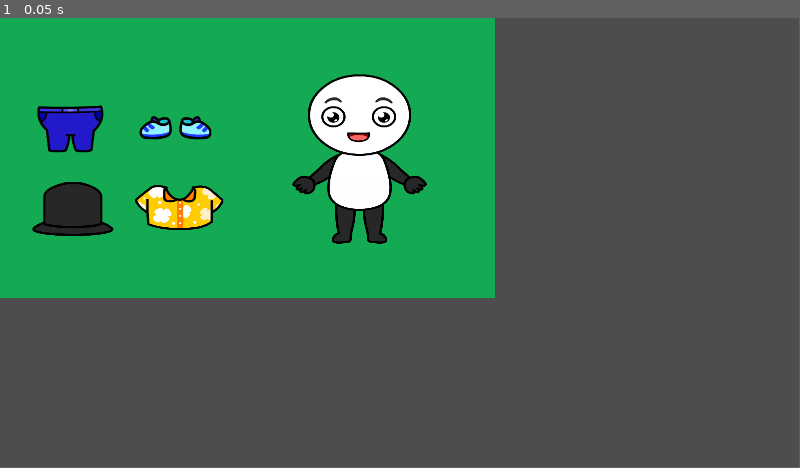
Above: before the commit, frame 1.
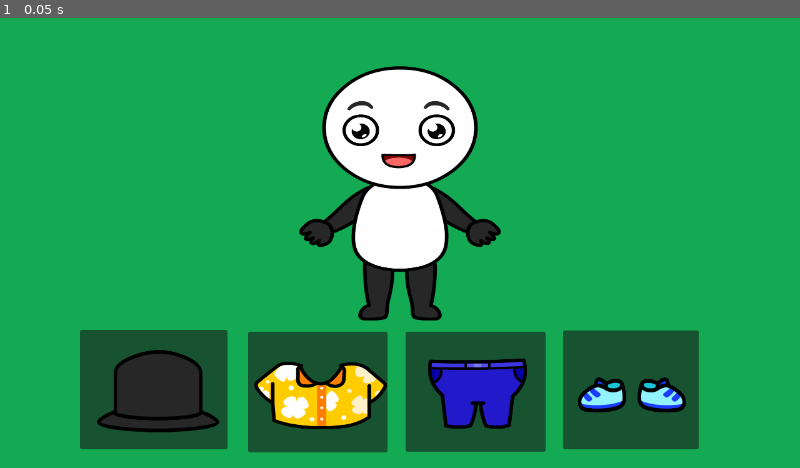
Above: after the commit, the same moment.

Repository: 100ashwin/MyTeddy
Game: Godot game, scene res://scenes/character_2d.tscn
Same seed, same stepped clock (60 frames per second), same inputs: the game is played once before the commit and once after it.
Inputs:
- Up to frame 1 (0.05 s): no input
The window is 799x449 before the commit and 800x450 after it. Grey fills any space a smaller window leaves; there, only what the larger window draws over its background counts as a difference.

The runs differ from the first frame. In frame 1, 71% of the frame differs, in the area x 0-100%, y 0-100%.

Commit message:
Updated the Game and deleted the yml file

Diff:
--- a/project.godot
+++ b/project.godot
@@ -17,8 +17,8 @@
 
 [display]
 
-window/size/viewport_width=1920
-window/size/viewport_height=1080
+window/size/viewport_width=1280
+window/size/viewport_height=720
 
 [rendering]
 
--- a/scenes/character_2d.tscn
+++ b/scenes/character_2d.tscn
@@ -13,48 +13,76 @@
 [node name="Character2D" type="Node2D"]
 
 [node name="Background" type="ColorRect" parent="."]
-offset_right = 1190.0
-offset_bottom = 674.0
+offset_right = 1443.0
+offset_bottom = 930.0
 mouse_filter = 2
 color = Color(0.07560276, 0.66773933, 0.32554957, 1)
 
 [node name="BodySprite" type="Sprite2D" parent="."]
-position = Vector2(864, 339)
+position = Vector2(640, 281)
 scale = Vector2(0.57531196, 0.4987745)
 texture = ExtResource("1_xlrvy")
 
 [node name="SnapPoint_Hat" type="Marker2D" parent="."]
-position = Vector2(862, 111)
+position = Vector2(636, 62)
 
 [node name="Hat" type="Sprite2D" parent="."]
-position = Vector2(174.99998, 459)
+position = Vector2(253, 597)
 scale = Vector2(0.5145942, 0.582639)
 texture = ExtResource("2_dn4md")
 script = ExtResource("3_dn4md")
 
 [node name="SnapPoint_Shirt" type="Marker2D" parent="."]
-position = Vector2(863, 365)
+position = Vector2(637, 311)
 
 [node name="Shirt" type="Sprite2D" parent="."]
-position = Vector2(431, 456)
+position = Vector2(513, 604)
 scale = Vector2(0.5761348, 0.51481044)
 texture = ExtResource("4_q8juf")
 script = ExtResource("5_b61bf")
 
 [node name="SnapPoint_Pant" type="Marker2D" parent="."]
-position = Vector2(864, 461)
+position = Vector2(639, 397)
 
 [node name="Pant" type="Sprite2D" parent="."]
-position = Vector2(169.00006, 267)
+position = Vector2(764, 601)
 scale = Vector2(0.5701442, 0.54007196)
 texture = ExtResource("6_g2et6")
 script = ExtResource("7_7cuby")
 
 [node name="SnapPoint_Shoes" type="Marker2D" parent="."]
-position = Vector2(864, 528)
+position = Vector2(641, 470)
 
 [node name="Shoes" type="Sprite2D" parent="."]
-position = Vector2(422, 264)
+position = Vector2(1011, 602.99994)
 scale = Vector2(0.5743355, 0.62222236)
 texture = ExtResource("8_qt2ni")
 script = ExtResource("9_ipqrg")
+
+[node name="Panel_Shoes" type="Panel" parent="."]
+offset_left = 901.0
+offset_top = 500.0
+offset_right = 1118.0
+offset_bottom = 690.0
+mouse_filter = 2
+
+[node name="Panel_Pant" type="Panel" parent="."]
+offset_left = 649.0
+offset_top = 502.0
+offset_right = 873.0
+offset_bottom = 694.0
+mouse_filter = 2
+
+[node name="Panel_Shirt" type="Panel" parent="."]
+offset_left = 397.0
+offset_top = 502.0
+offset_right = 620.0
+offset_bottom = 695.0
+mouse_filter = 2
+
+[node name="Panel_Hat" type="Panel" parent="."]
+offset_left = 128.0
+offset_top = 499.0
+offset_right = 364.0
+offset_bottom = 690.0
+mouse_filter = 2
Not shown, removed: .github/workflows/build-android.yml
